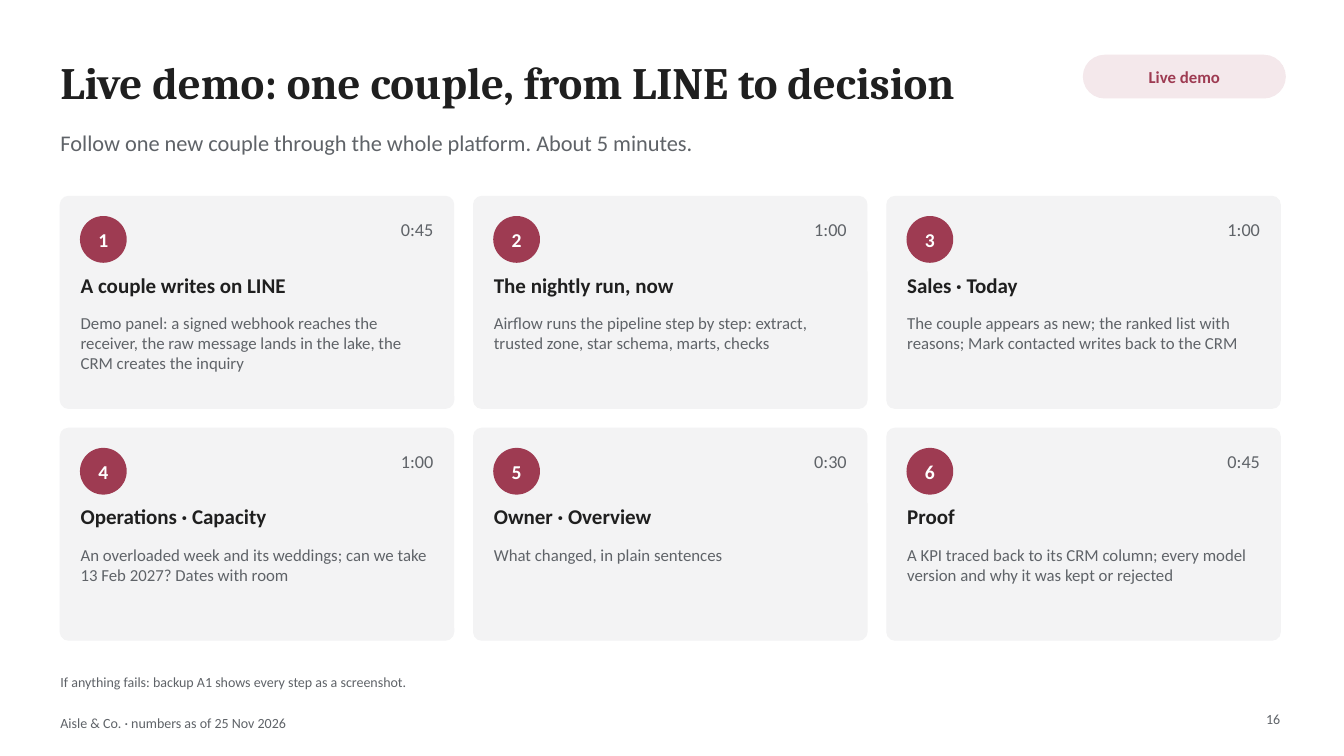
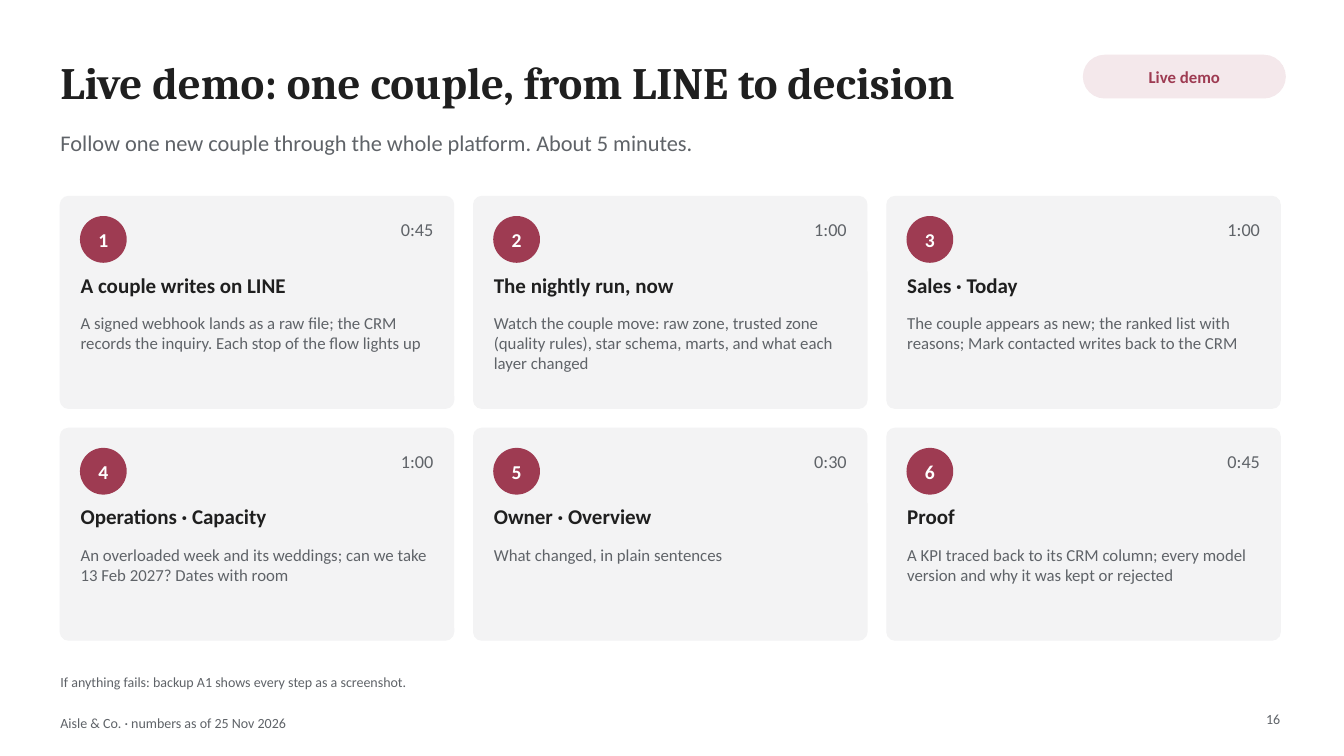
Before and after one commit to hhej/aisleco-analytics-platform, a slide deck: slide 16 of docs/v2/deliverables/AisleCo_Final_Presentation.pptx. Drawn at 1344x756 pixels with LibreOffice and Linux fonts; fonts in the diff are those of the drawing. Boxes give left, top, right and bottom in pixels: in the first picture for what was removed or moved away, otherwise in the second. Text is boxed around its words. In the diff, an @@ line names an element or a change of style, - is before the commit and + after.

```diff
--- a/docs/v2/deliverables/AisleCo_Final_Presentation.pptx
+++ b/docs/v2/deliverables/AisleCo_Final_Presentation.pptx
@@ text at bbox=[81, 317, 421, 352]: text changed @@
-Demo panel: a signed webhook reaches the receiver, the raw message lands in the lake, the CRM creates the inquiry
+A signed webhook lands as a raw file; the CRM records the inquiry. Each stop of the flow lights up
@@ text at bbox=[494, 317, 832, 372]: text changed @@
-Airflow runs the pipeline step by step: extract, trusted zone, star schema, marts, checks
+Watch the couple move: raw zone, trusted zone (quality rules), star schema, marts, and what each layer changed
```
Also in this commit, not shown: 1 other slide changed, 15 other files.
